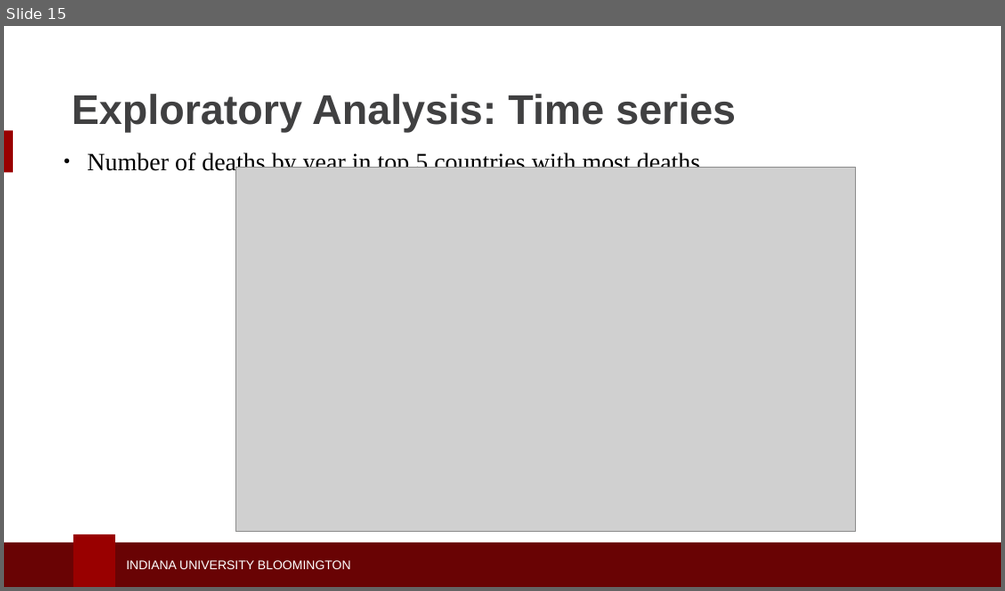
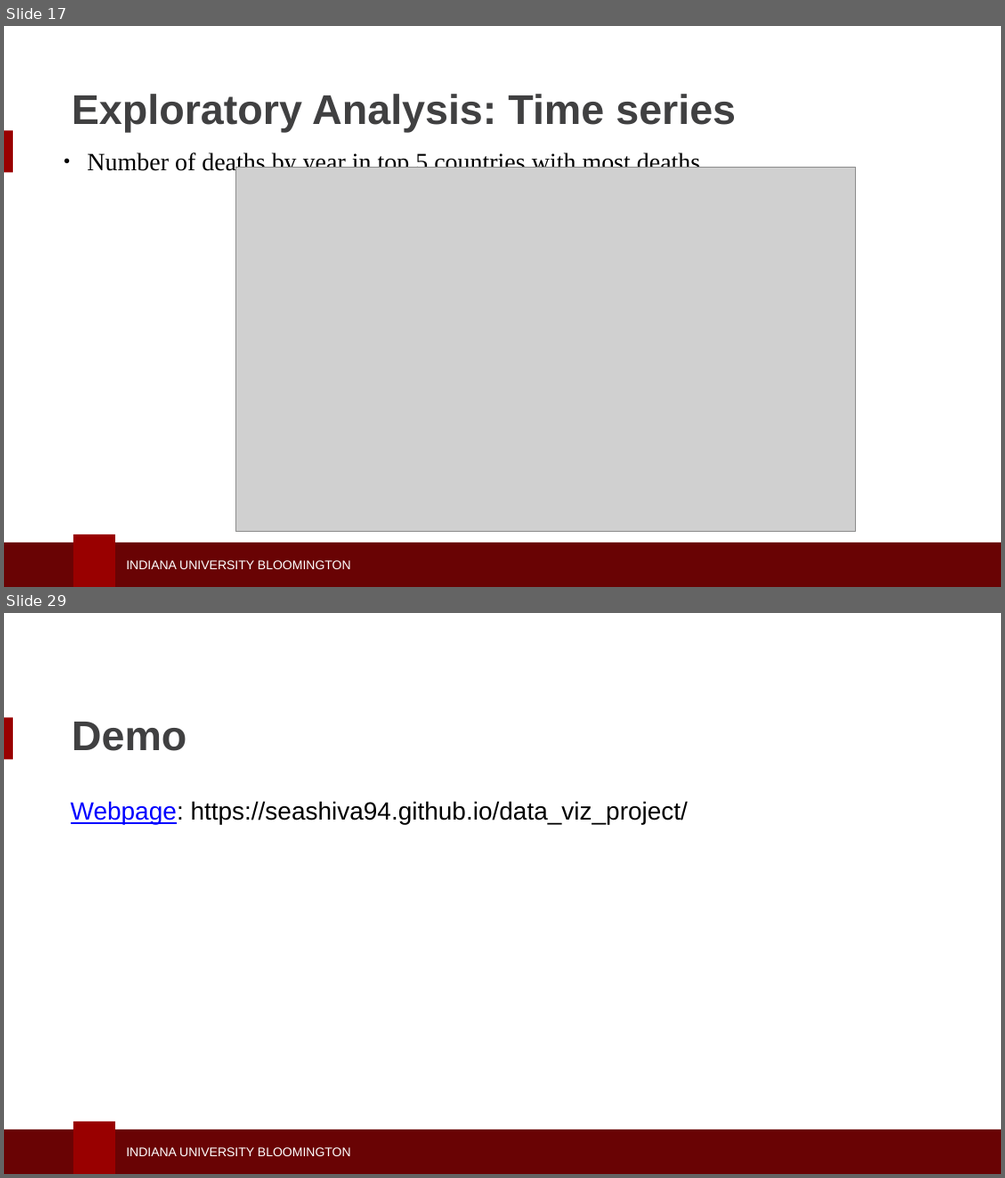
Before and after one commit to seashiva94/data_viz_project, a slide deck: dviz_ppt.pptx. Shown one above the other, each under a label of ours: slide 15 before the commit, slides 17 and 29 after it; the slides between them are not shown. The pictures are 1005x591 and 1005x1178 pixels, drawn with LibreOffice and Linux fonts; fonts in the diff are those of the drawing; grey boxes stand for pictures; background and template pictures are left out. Boxes give left, top, right and bottom in pixels: in the first picture for what was removed or moved away, otherwise in the second. Text is boxed around its words. In the diff, an @@ line names an element or a change of style, - is before the commit and + after.

```diff
--- a/dviz_ppt.pptx
+++ b/dviz_ppt.pptx
@@ slide 29 added at <box>4,613,1001,1174</box>, background #FFFFFF; not listed: 4 template elements that a slide beside it also shows @@
@@ text added at <box>72,722,187,751</box>, 30 pt, text #404041, bold @@
+Demo
@@ text added at <box>71,801,688,825</box>, 18 pt, text #000000 @@
+Webpage: https://seashiva94.github.io/data_viz_project/
@@ what was slide 15 is now slide 17 @@
```
Also in this commit, not shown: 12 slides changed, 6 other slides added, 6 slides removed.
